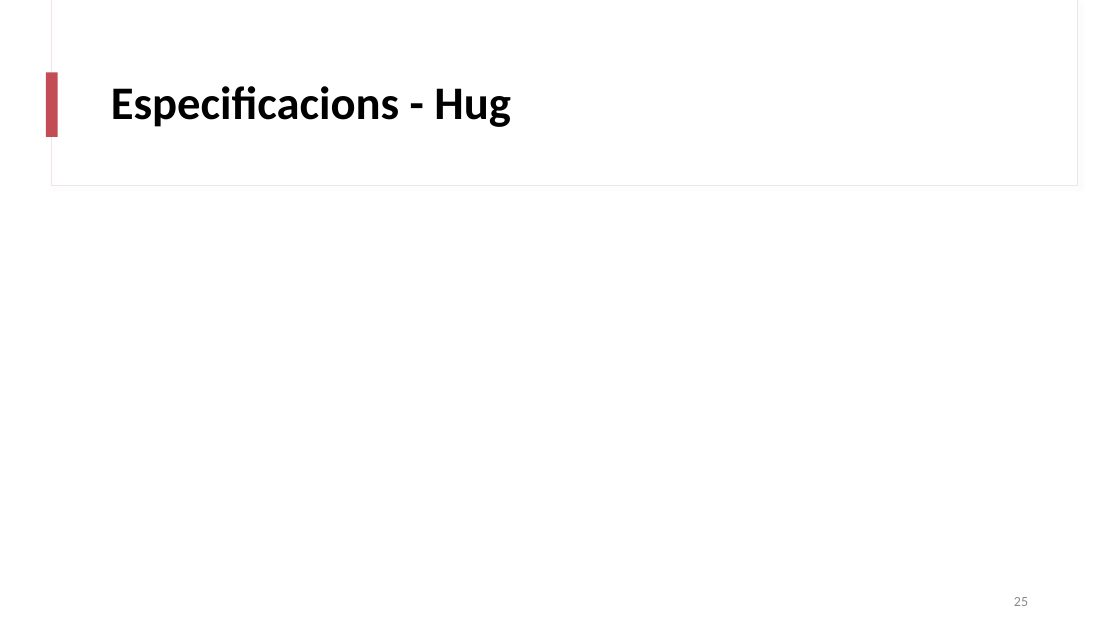
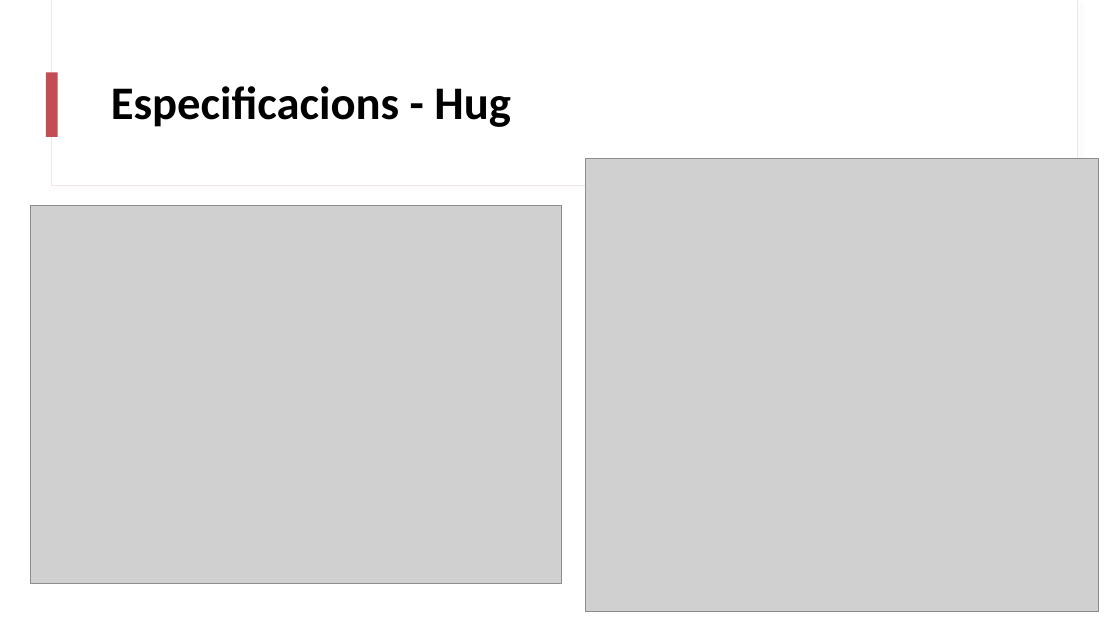
Before and after one commit to martipages/ES23UAB431-02, a slide deck: slide 25 of documents/Sprint3/Sprint_Review3_431-2.pptx. Drawn at 1120x630 pixels with LibreOffice and Linux fonts; fonts in the diff are those of the drawing; grey boxes stand for pictures. Boxes give left, top, right and bottom in pixels: in the first picture for what was removed or moved away, otherwise in the second. Text is boxed around its words. In the diff, an @@ line names an element or a change of style, - is before the commit and + after.

```diff
--- a/documents/Sprint3/Sprint_Review3_431-2.pptx
+++ b/documents/Sprint3/Sprint_Review3_431-2.pptx
@@ picture added at [586, 159, 1098, 611] @@
@@ picture added at [30, 205, 561, 584] @@
@@ page number removed at [1014, 597, 1028, 606] @@
-25
```
Also in this commit, not shown: 18 other slides changed, 7 other files.
